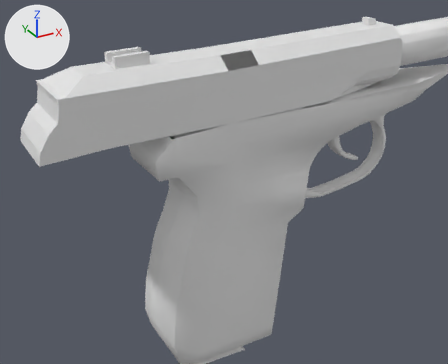
Before and after pictures for a commit that changed the OBJ model Vertex_Animation_Compiler/Assets/Makarov_Pistol_Last_Shot103.obj.
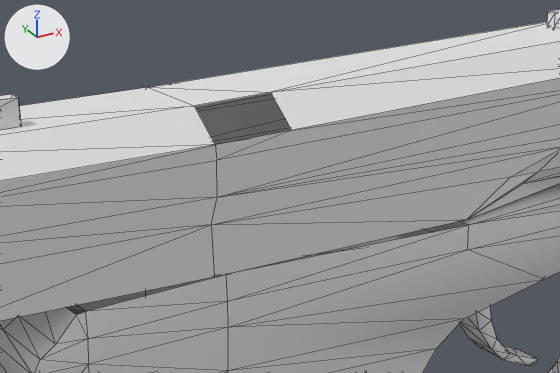
There are two pictures of each version: one whole from a camera (50 mm lens) standing at (0.2584, -0.2822, 0.0115) and looking at (0.3535, -0.1093, -0.075), one close up on the part from 32% to 82% of the width and 3% to 45% of the height. The lights are fixed; the arrows at upper left show +X, +Y and +Z. The close-ups show mesh edges as thin lines. Where no turn or scale is listed for an object, it has been applied to the vertices.

In view in the first close-up: 'Rest_of_the_gun_Sphere', 'Top_Slider_Sphere.001'.
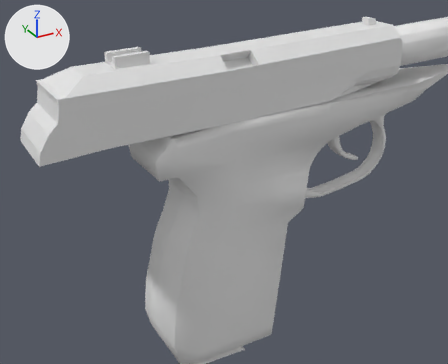
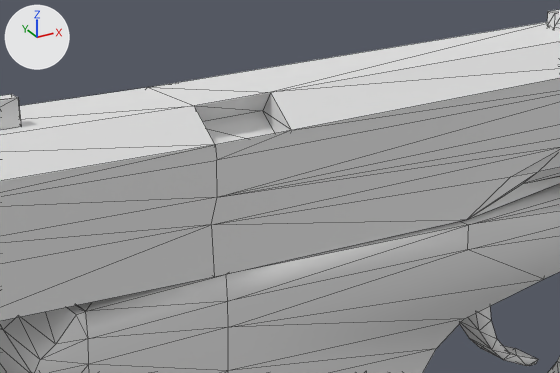
What differs and where, as boxes [x1, y1, x2, y2] in the close-ups (560 x 373 px):
part 1 of me_rest_of_the_gun_sphere, added
    after: [66, 221, 467, 315]
part 2 of me_top_slider_sphere_001, added
    after: [195, 92, 291, 145]

The edits, one by one:
me_rest_of_the_gun_sphere has 272 vertices, 519 faces and spans x 0.3282..0.4761, y -0.1097..-0.0844, z -0.1487..-0.0294.
me_rest_of_the_gun_sphere is used by ob_rest_of_the_gun_sphere; location (0.0, 0.0, 0.0).
Verts and faces of me_rest_of_the_gun_sphere; kept vertices keep their numbers, new ones are numbered from 272.
Before the commit, vertices of me_rest_of_the_gun_sphere: 164 (0.3974, -0.0844, -0.053), 166 (0.3345, -0.1097, -0.056) at pixel (76, 314), 175 (0.3359, -0.1097, -0.0558) at pixel (85, 311), 178 (0.3974, -0.1097, -0.053) at pixel (468, 224), 179 (0.3567, -0.1097, -0.0541) at pixel (226, 274).
Before the commit, vertices of me_rest_of_the_gun_sphere: 180 (0.3359, -0.0844, -0.0558), 181 (0.3567, -0.0844, -0.0541), 183 (0.3345, -0.0844, -0.056).
Part 1, on me_rest_of_the_gun_sphere:
New faces: (164, 181, 179), (175, 179, 181), (166, 175, 183), (164, 179, 178), (175, 181, 180), (175, 180, 183).
me_top_slider_sphere_001 is used by ob_top_slider_sphere_001; location (0.0, 0.0, 0.0).
me_top_slider_sphere_001 had 127 vertices, 227 faces and spanned x 0.292..0.431, y -0.1097..-0.0844, z -0.0572..-0.0261.
me_top_slider_sphere_001 now has 131 vertices, 237 faces and spans x 0.292..0.431, y -0.1097..-0.0844, z -0.0572..-0.0261.
Part 2, on me_top_slider_sphere_001:
4 vertices are added at (0.3668, -0.1072, -0.0385), (0.3551, -0.1074, -0.0391), (0.3666, -0.102, -0.0344), (0.3549, -0.1021, -0.035).
10 new faces join them.
